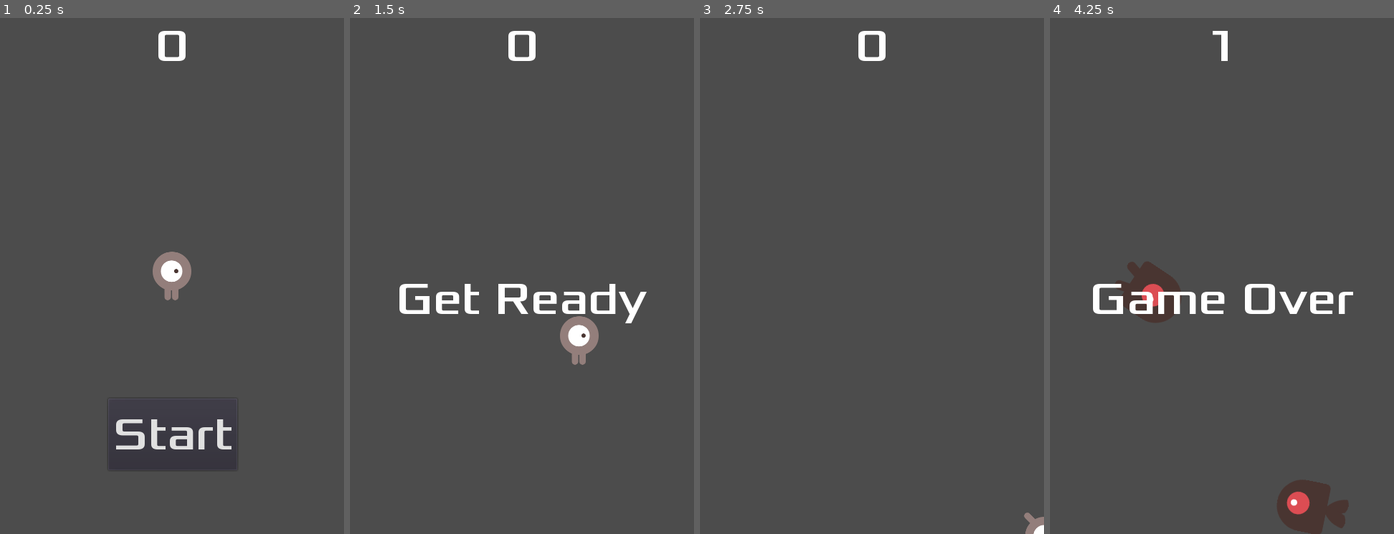
Above: before the commit, frames 1-4 (left to right).
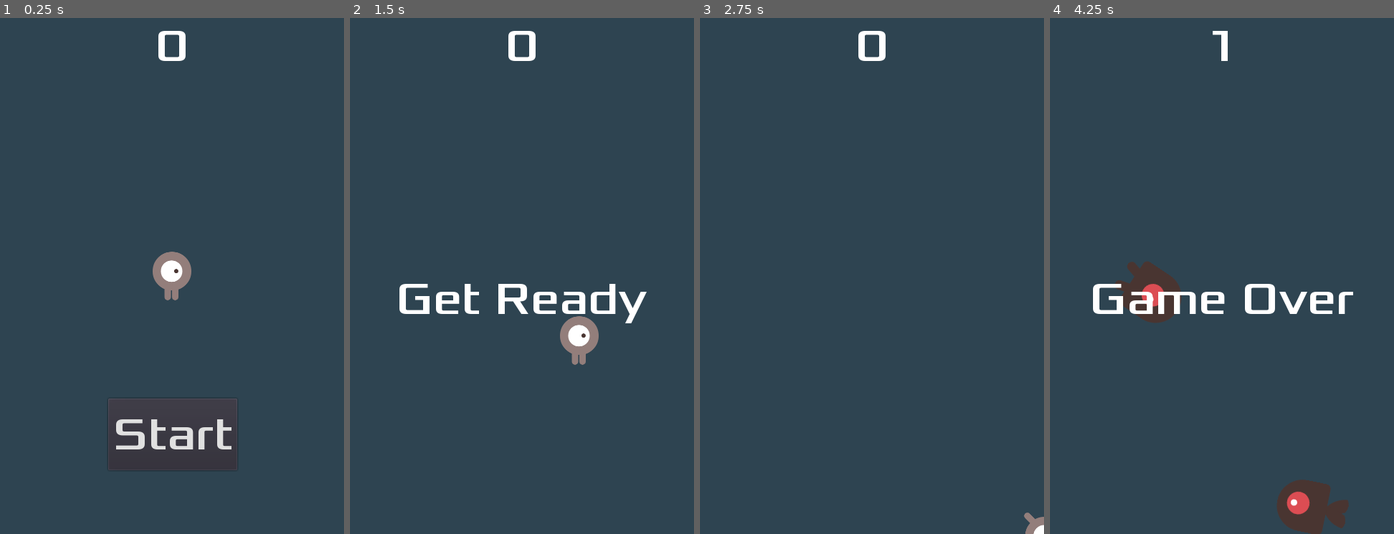
Above: after the commit, the same moments.

Repository: aellul27/Godot-2D-Game
Game: Godot game, scene res://Main.tscn
Same seed, same stepped clock (60 frames per second), same inputs: the game is played once before the commit and once after it.
Inputs:
- Up to frame 1 (0.25 s): no input
- Up to frame 2 (1.5 s): click "Start" at 0.5 s; tap Enter (start_game, bound only after the commit) at 1.25, 1.35 s; hold Right (move_right) from 1.28 s (still down)
- Up to frame 3 (2.75 s): release Right (move_right) at 2.03 s; hold Down (move_down) from 2.03 s (still down); tap Enter (start_game, bound only after the commit) at 2.1 s
- Up to frame 4 (4.25 s): release Down (move_down) at 2.78 s; hold Right (move_right) 2.78-3.53 s; tap Enter (start_game, bound only after the commit) at 2.85, 3.6 s; hold Up (move_up) from 3.53 s (still down)

The runs differ from the first frame. In frame 1, 94% of the frame differs, in the area x 0-100%, y 0-100%; in frame 2, 97%; in frame 3, 100%; in frame 4, 95%.

Commit message:
Polished up the game
Added a background, added music and a keyboard shortcut.

Diff:
--- a/HUD.tscn
+++ b/HUD.tscn
@@ -14,6 +14,12 @@
 [sub_resource type="DynamicFont" id=2]
 size = 64
 font_data = ExtResource( 1 )
+
+[sub_resource type="InputEventAction" id=4]
+action = "start_game"
+
+[sub_resource type="ShortCut" id=5]
+shortcut = SubResource( 4 )
 
 [node name="HUD" type="CanvasLayer"]
 script = ExtResource( 2 )
@@ -45,6 +51,7 @@
 margin_right = 91.0
 margin_bottom = -89.0
 custom_fonts/font = SubResource( 2 )
+shortcut = SubResource( 5 )
 text = "Start"
 
 [node name="MessageTimer" type="Timer" parent="."]
--- a/Main.gd
+++ b/Main.gd
@@ -10,11 +10,14 @@
 
 
 func game_over():
+	$Music.stop()
+	$DeathSound.play()
 	$ScoreTimer.stop()
 	$MobTimer.stop()
 	$HUD.show_game_over()
 
 func new_game():
+	$Music.play()
 	score = 0
 	get_tree().call_group("mobs", "queuefree")
 	$Player.start($StartPosition.position)
--- a/Main.tscn
+++ b/Main.tscn
@@ -1,9 +1,11 @@
-[gd_scene load_steps=6 format=2]
+[gd_scene load_steps=8 format=2]
 
 [ext_resource path="res://Main.gd" type="Script" id=1]
 [ext_resource path="res://Player.tscn" type="PackedScene" id=2]
 [ext_resource path="res://Mob.tscn" type="PackedScene" id=3]
 [ext_resource path="res://HUD.tscn" type="PackedScene" id=4]
+[ext_resource path="res://art/gameover.wav" type="AudioStream" id=5]
+[ext_resource path="res://art/House In a Forest Loop.ogg" type="AudioStream" id=6]
 
 [sub_resource type="Curve2D" id=1]
 _data = {
@@ -13,6 +15,11 @@
 [node name="Main" type="Node"]
 script = ExtResource( 1 )
 mob_scene = ExtResource( 3 )
+
+[node name="ColorRect" type="ColorRect" parent="."]
+anchor_right = 1.0
+anchor_bottom = 1.0
+color = Color( 0.184314, 0.270588, 0.321569, 1 )
 
 [node name="StartPosition" type="Position2D" parent="."]
 position = Vector2( 240, 450 )
@@ -39,6 +46,12 @@
 
 [node name="HUD" parent="." instance=ExtResource( 4 )]
 
+[node name="Music" type="AudioStreamPlayer" parent="."]
+stream = ExtResource( 6 )
+
+[node name="DeathSound" type="AudioStreamPlayer" parent="."]
+stream = ExtResource( 5 )
+
 [connection signal="timeout" from="MobTimer" to="." method="_on_MobTimer_timeout"]
 [connection signal="timeout" from="ScoreTimer" to="." method="_on_ScoreTimer_timeout"]
 [connection signal="timeout" from="StartTimer" to="." method="_on_StartTimer_timeout"]
--- a/project.godot
+++ b/project.godot
@@ -47,6 +47,11 @@
 "events": [ Object(InputEventKey,"resource_local_to_scene":false,"resource_name":"","device":0,"alt":false,"shift":false,"control":false,"meta":false,"command":false,"pressed":false,"scancode":16777234,"physical_scancode":0,"unicode":0,"echo":false,"script":null)
  ]
 }
+start_game={
+"deadzone": 0.5,
+"events": [ Object(InputEventKey,"resource_local_to_scene":false,"resource_name":"","device":0,"alt":false,"shift":false,"control":false,"meta":false,"command":false,"pressed":false,"scancode":16777221,"physical_scancode":0,"unicode":0,"echo":false,"script":null)
+ ]
+}
 
 [physics]
 
Not shown: 1 places in HUD.tscn that only renumber resources
